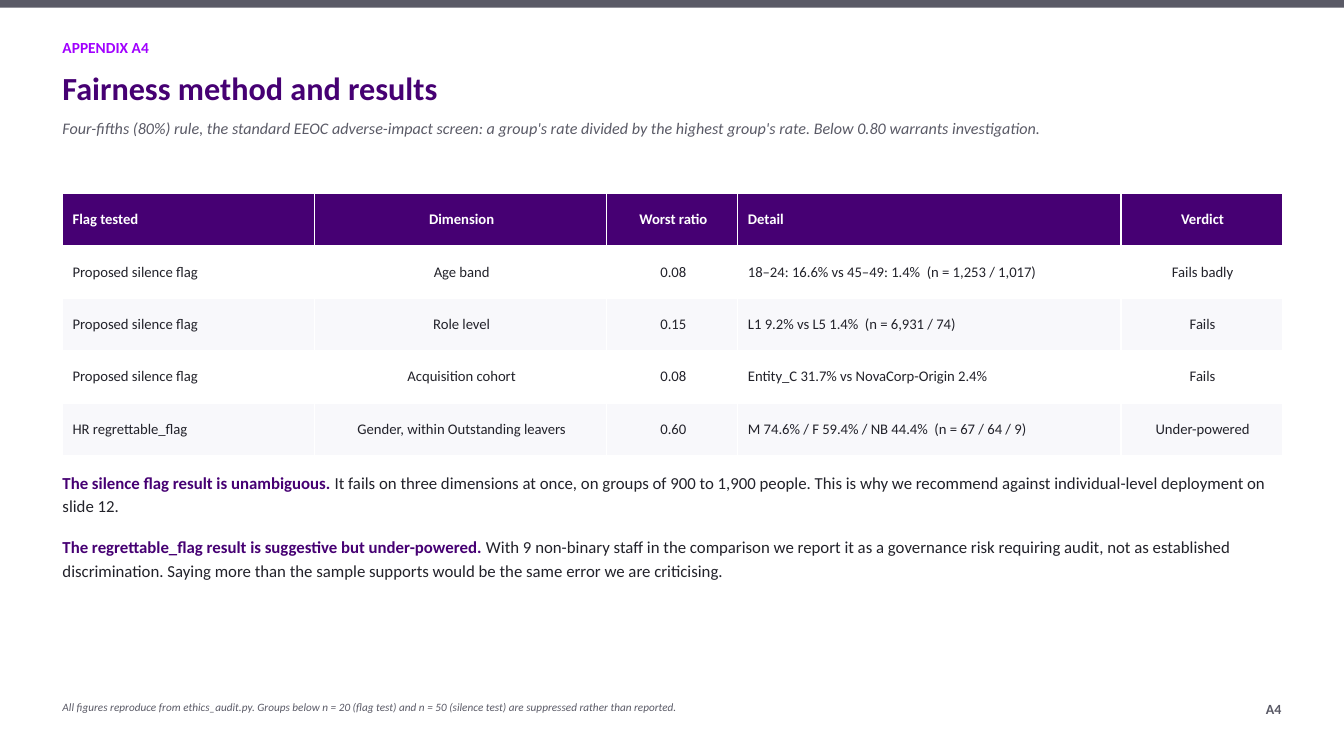
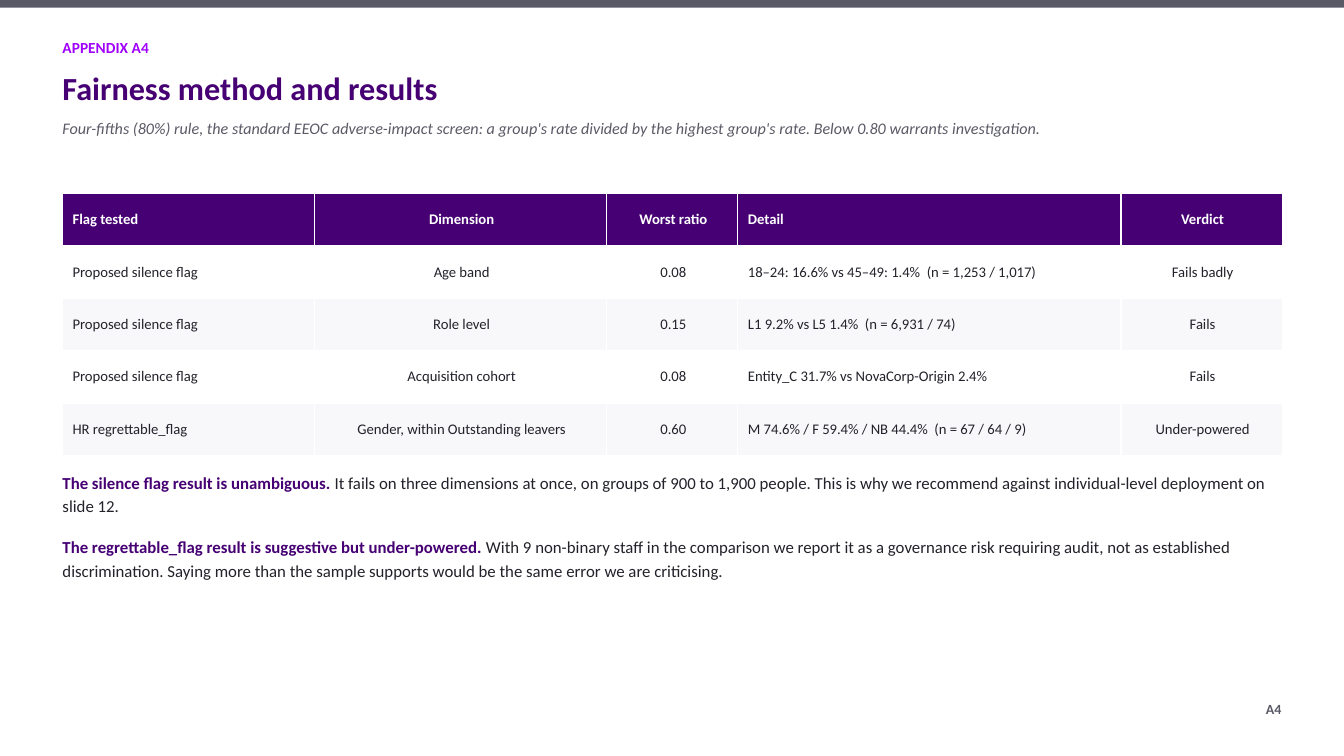
Before and after one commit to athxrva21/subaa_datathon, a slide deck: slide 20 of deck/NovaCorp_deck.pptx. Drawn at 1344x756 pixels with LibreOffice and Linux fonts; fonts in the diff are those of the drawing. Boxes give left, top, right and bottom in pixels: in the first picture for what was removed or moved away, otherwise in the second. Text is boxed around its words. In the diff, an @@ line names an element or a change of style, - is before the commit and + after.

```diff
--- a/deck/NovaCorp_deck.pptx
+++ b/deck/NovaCorp_deck.pptx
@@ text removed at (62,703,676,713) @@
-All figures reproduce from ethics_audit.py. Groups below n = 20 (flag test) and n = 50 (silence test) are suppressed rather than reported.
```
Also in this commit, not shown: 14 other slides changed, 3 other files.
